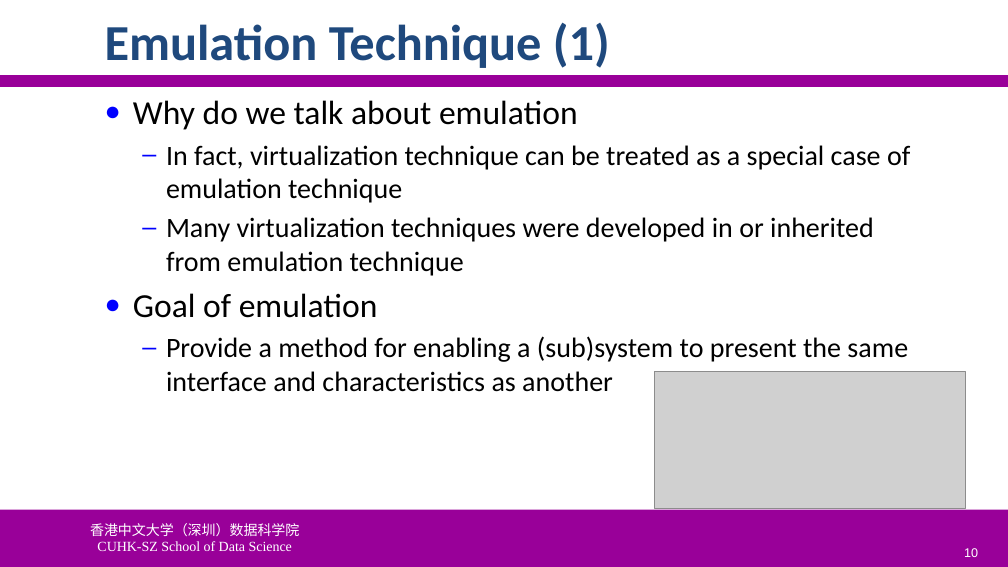
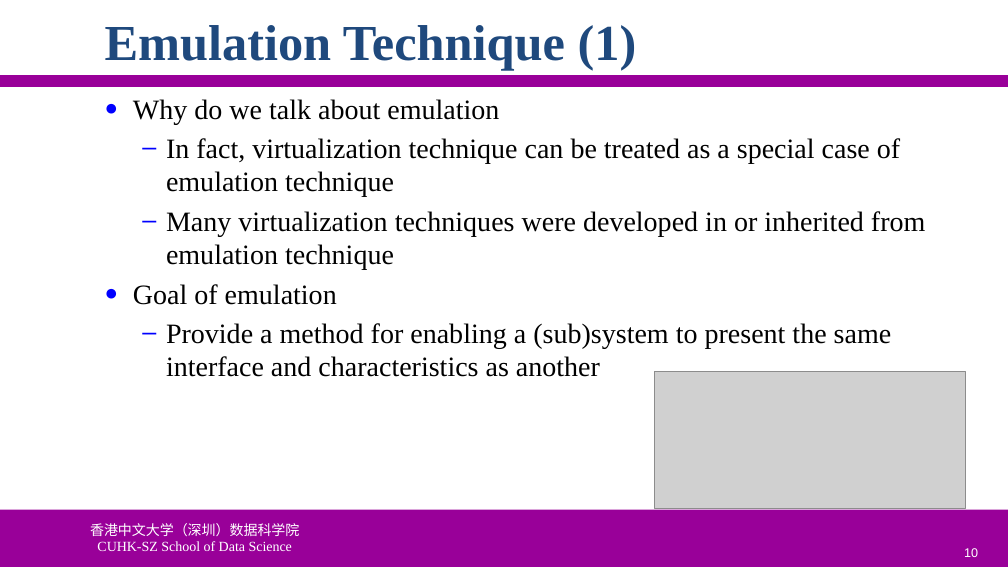
Before and after one commit to ychung1103/ychung1103.github.io, a slide deck: slide 10 of Slides/CSC6103/VT-02 System Virtualization.pptx. Drawn at 1008x567 pixels with LibreOffice and Linux fonts; fonts in the diff are those of the drawing; grey boxes stand for pictures; background and template pictures are left out. Boxes give left, top, right and bottom in pixels: in the first picture for what was removed or moved away, otherwise in the second. Text is boxed around its words. In the diff, an @@ line names an element or a change of style, - is before the commit and + after.

```diff
--- a/Slides/CSC6103/VT-02 System Virtualization.pptx
+++ b/Slides/CSC6103/VT-02 System Virtualization.pptx
@@ title "Emulation Technique (1)" at [105, 25, 637, 71]: font Calibri to Times New Roman @@
@@ text "Why do we talk about ..." at [133, 99, 925, 377]: size 24 to 20 pt in "Why do we talk about emulation", "Goal of emulation"; font Calibri to Times New Roman @@
```
Also in this commit, not shown: 46 other slides changed, 1 other file.
